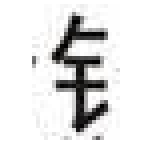
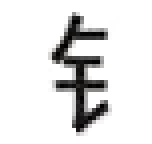
Two versions of the same layered image (w=152, h=144). Layer-by-layer changes:
painted on "Pasted Layer" over [32, 4, 120, 140]
